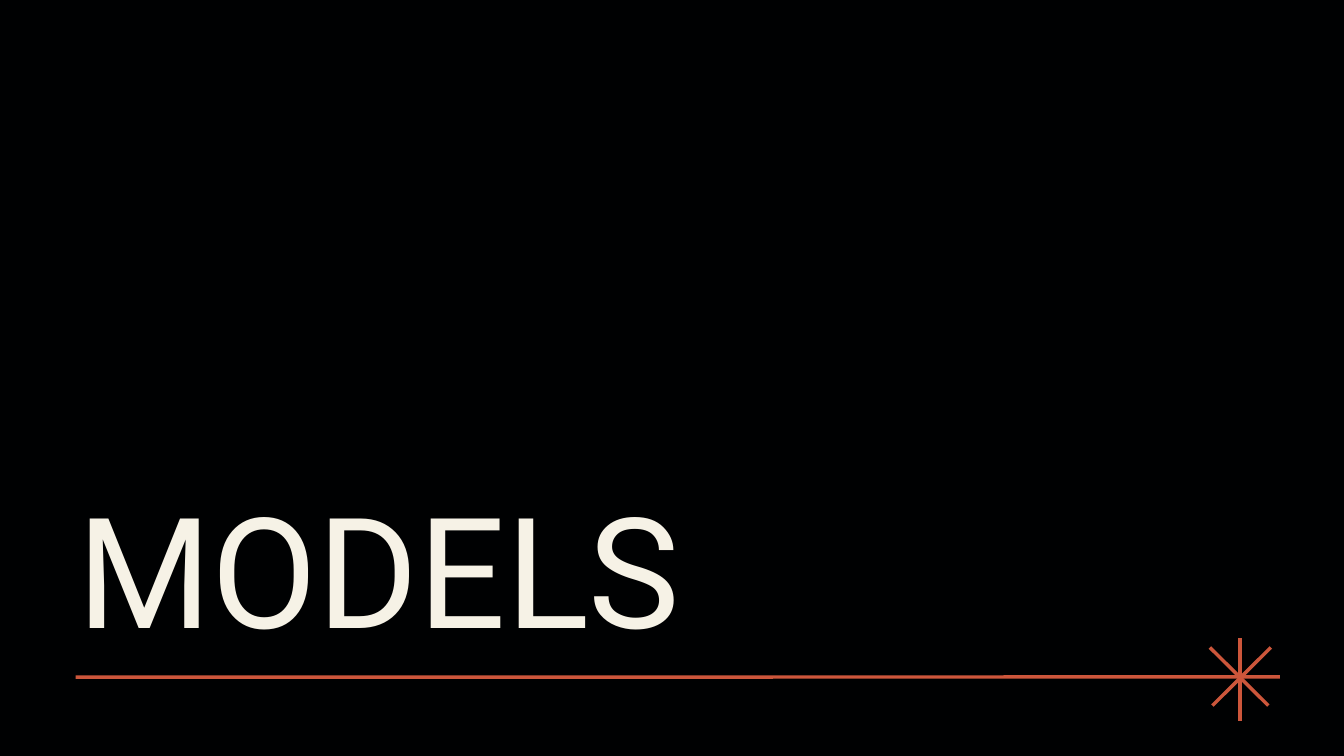
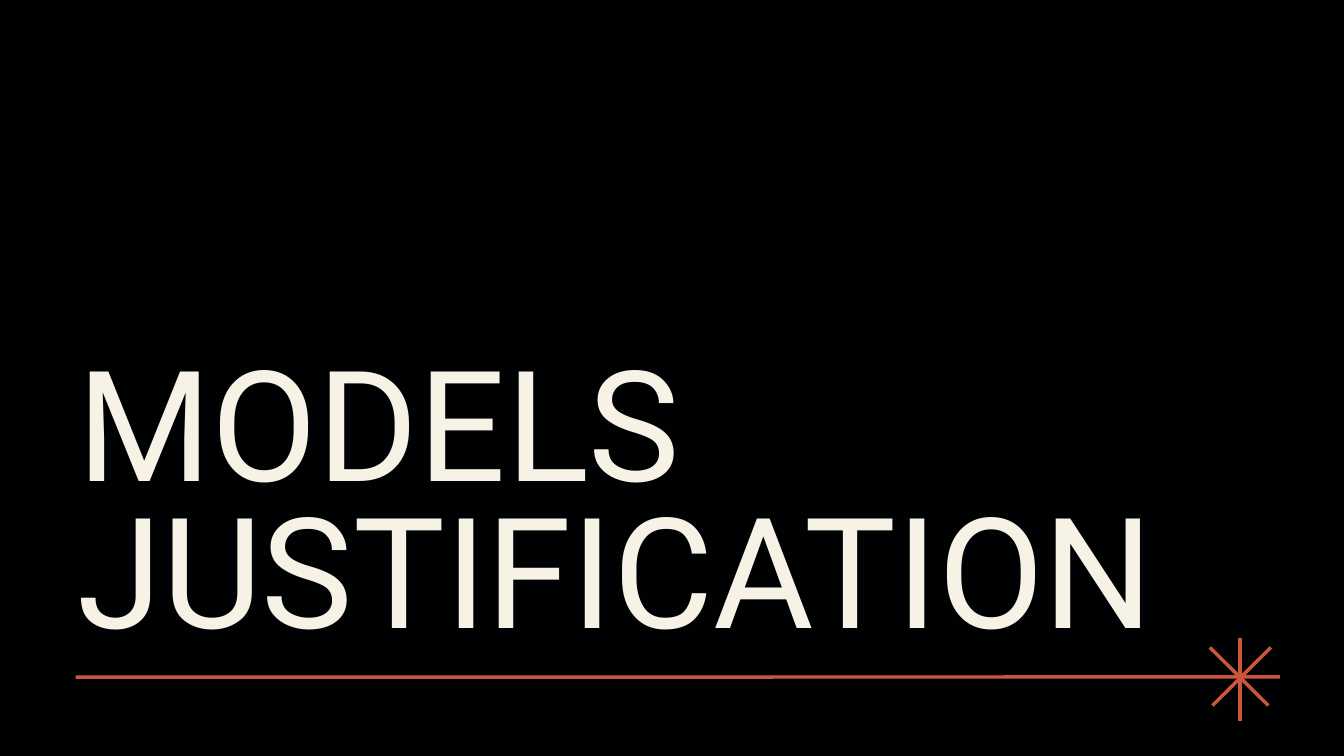
Before and after one commit to cucucumber789-svg/EGT309_T2_Chickenpie, a slide deck: slide 15 of EGT309 Presentation.pptx. Drawn at 1344x756 pixels with LibreOffice and Linux fonts; fonts in the diff are those of the drawing. Boxes give left, top, right and bottom in pixels: in the first picture for what was removed or moved away, otherwise in the second. Text is boxed around its words. In the diff, an @@ line names an element or a change of style, - is before the commit and + after.

Commit message:
model justification
added model justification for both slides and readme

```diff
--- a/EGT309 Presentation.pptx
+++ b/EGT309 Presentation.pptx
@@ title at (77,370,1153,630): text changed @@
-MODELS
+MODELS JUSTIFICATION
```
Also in this commit, not shown: 8 slides added, 1 other file.
